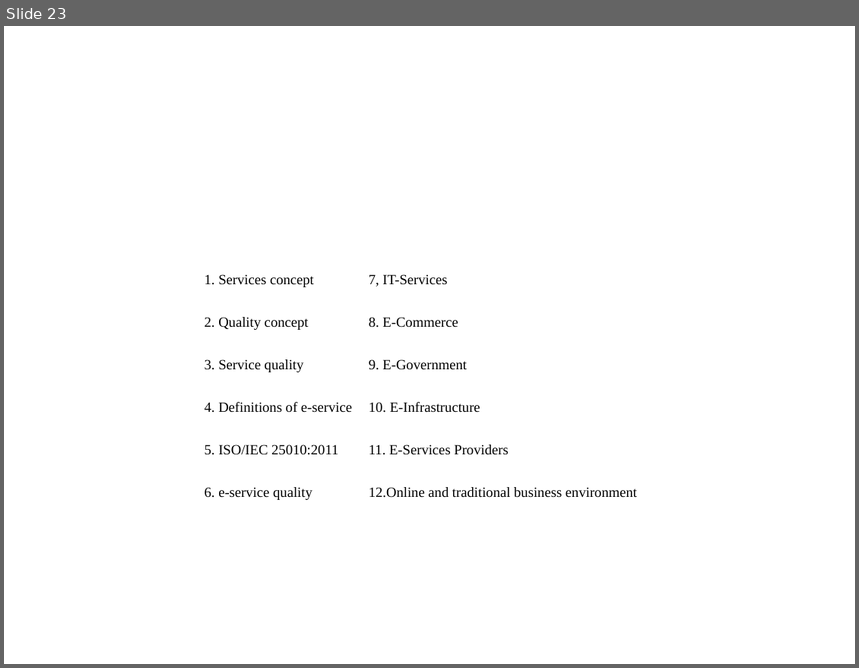
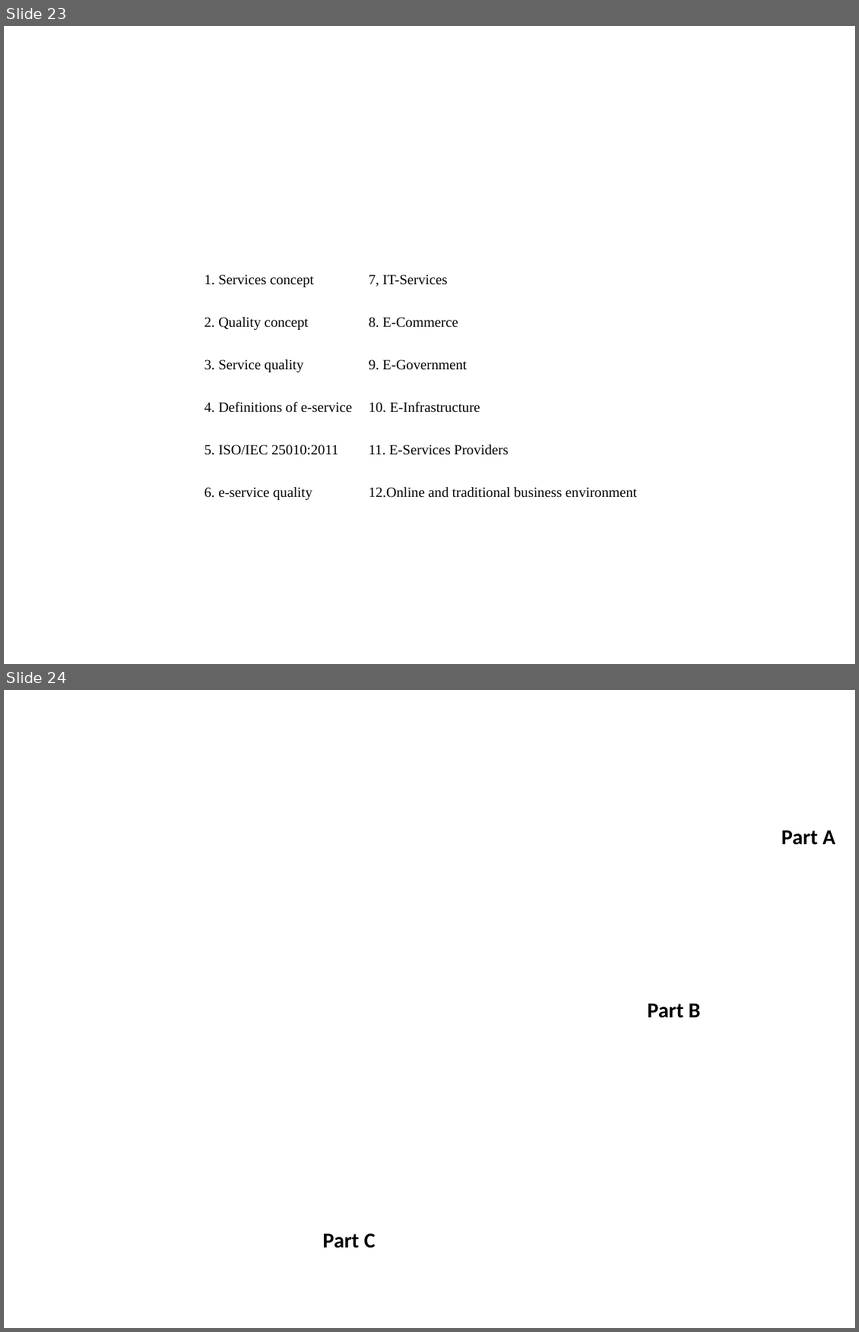
Before and after one commit to paxian/finalexam, a slide deck: model.pptx. Shown one above the other, each under a label of ours: slide 23 before the commit, slides 23 and 24 after it. The pictures are 859x668 and 859x1332 pixels, drawn with LibreOffice and Linux fonts; fonts in the diff are those of the drawing; background and template pictures are left out. Boxes give left, top, right and bottom in pixels: in the first picture for what was removed or moved away, otherwise in the second. Text is boxed around its words. In the diff, an @@ line names an element or a change of style, - is before the commit and + after.

```diff
--- a/model.pptx
+++ b/model.pptx
@@ slide 24 added at (4, 690, 855, 1328), background picture (left out) @@
@@ text added at (781, 831, 835, 845), 18 pt, text #000000, bold @@
+Part A
@@ text added at (648, 1004, 701, 1018), 18 pt, text #000000, bold @@
+Part B
@@ text added at (323, 1233, 376, 1249), 18 pt, text #000000, bold @@
+Part C
```
Also in this commit, not shown: 1 slide removed, 3 other files.
